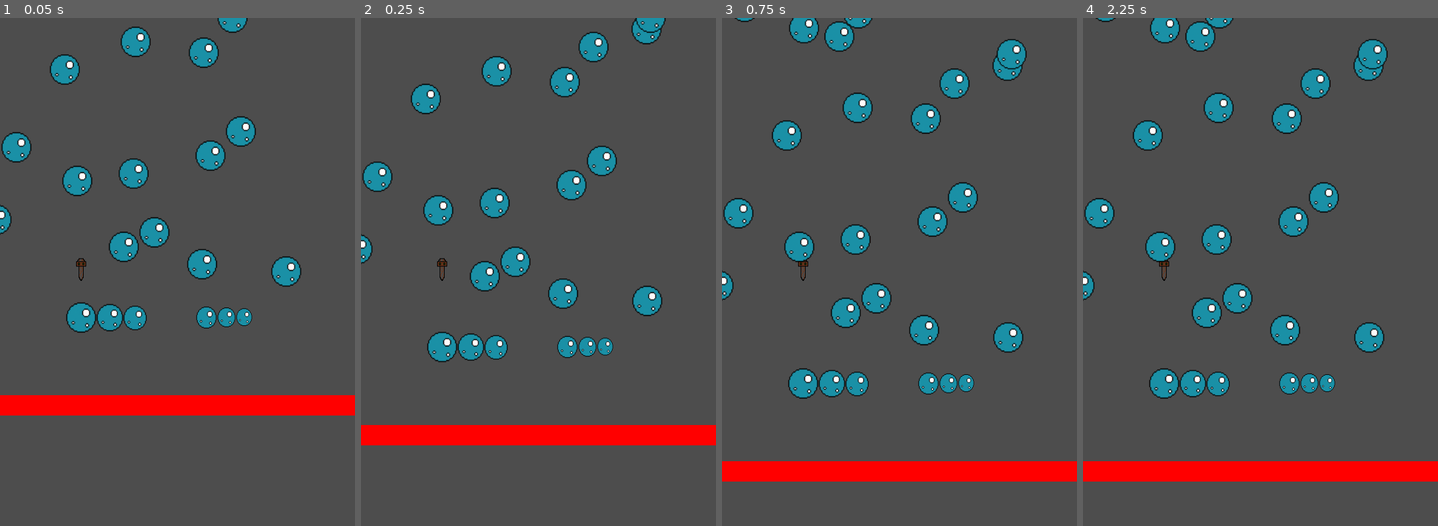
Above: before the commit, frames 1-4 (left to right).
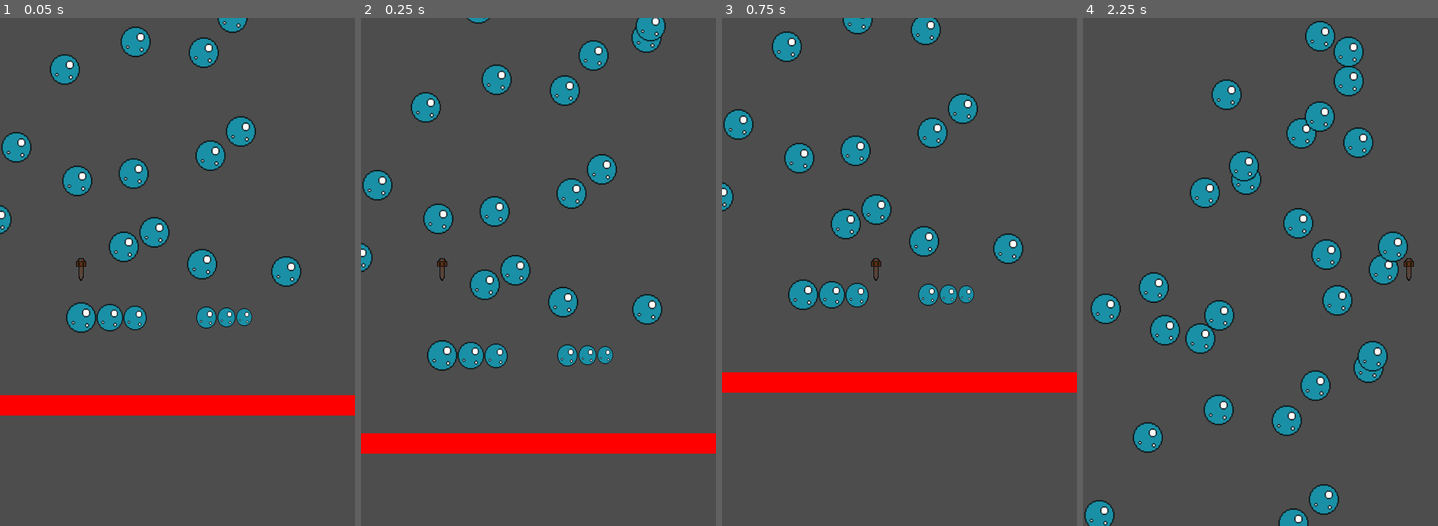
Above: after the commit, the same moments.

Repository: LChip2002/Bubble-Jump
Game: Godot game, scene res://Game.tscn
Same seed, same stepped clock (60 frames per second), same inputs: the game is played once before the commit and once after it.
Inputs:
- Up to frame 1 (0.05 s): no input
- Up to frame 2 (0.25 s): no input
- Up to frame 3 (0.75 s): tap Enter (ui_accept) at 0.5 s; hold Right (ui_right) from 0.53 s (still down); tap Z (ui_z, bound only after the commit) at 0.6 s
- Up to frame 4 (2.25 s): tap Enter (ui_accept) at 0.77, 0.8, 1.07, 1.35, 1.52, 1.82 s; tap Z (ui_z, bound only after the commit) at 1.55, 2.1 s; release Right (ui_right) at 2.03 s; hold Left (ui_left) from 2.03 s (still down)

Frame 1 is identical in both runs. In frame 2, 11% of the frame differs, in the area x 0-100%, y 0-86%; in frame 3, 20%; in frame 4, 21%, in the area x 0-100%, y 0-100%.
Error before the commit: Cannot call method 'queue_free' on a null value. (res://character_body_2d.gd:20)

Commit message:
Button map for jump

Diff:
--- a/character_body_2d.gd
+++ b/character_body_2d.gd
@@ -9,7 +9,7 @@
 		velocity += get_gravity() * delta
 
 	# Handle jump.
-	if Input.is_action_just_pressed("ui_accept") and is_on_floor():
+	if Input.is_action_just_pressed("ui_z") and is_on_floor():
 		velocity.y = JUMP_VELOCITY
 
 	# Handles bubble jump
@@ -17,7 +17,7 @@
 	if collision:
 		#velocity = velocity.bounce(collision.get_normal())
 		velocity.y = JUMP_VELOCITY
-		$Bubble.queue_free()
+		#$Bubble.queue_free()
 
 
 	# Get the input direction and handle the movement/deceleration.
--- a/project.godot
+++ b/project.godot
@@ -25,3 +25,11 @@
 [dotnet]
 
 project/assembly_name="Bubble Jump"
+
+[input]
+
+ui_z={
+"deadzone": 0.5,
+"events": [Object(InputEventKey,"resource_local_to_scene":false,"resource_name":"","device":0,"window_id":0,"alt_pressed":false,"shift_pressed":false,"ctrl_pressed":false,"meta_pressed":false,"pressed":false,"keycode":0,"physical_keycode":90,"key_label":0,"unicode":0,"location":0,"echo":false,"script":null)
+]
+}
Not shown, changed: GGJ.pck
